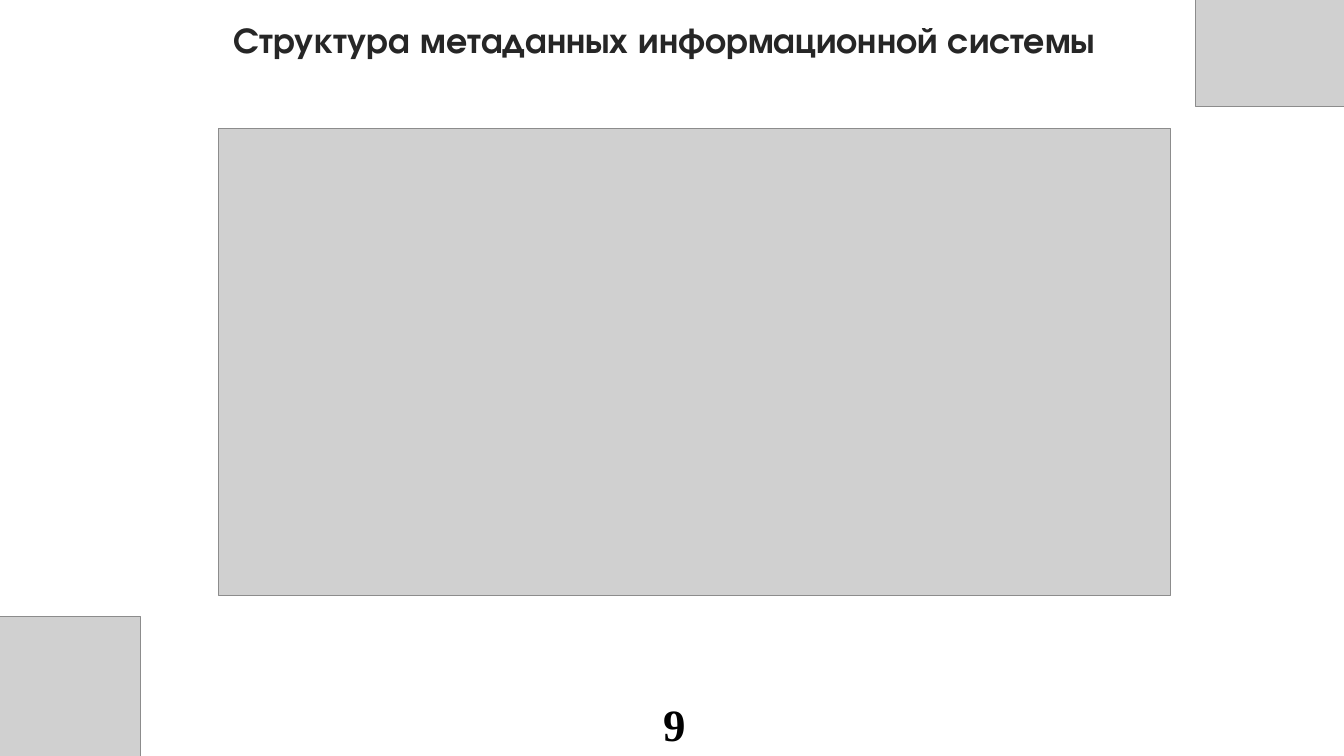
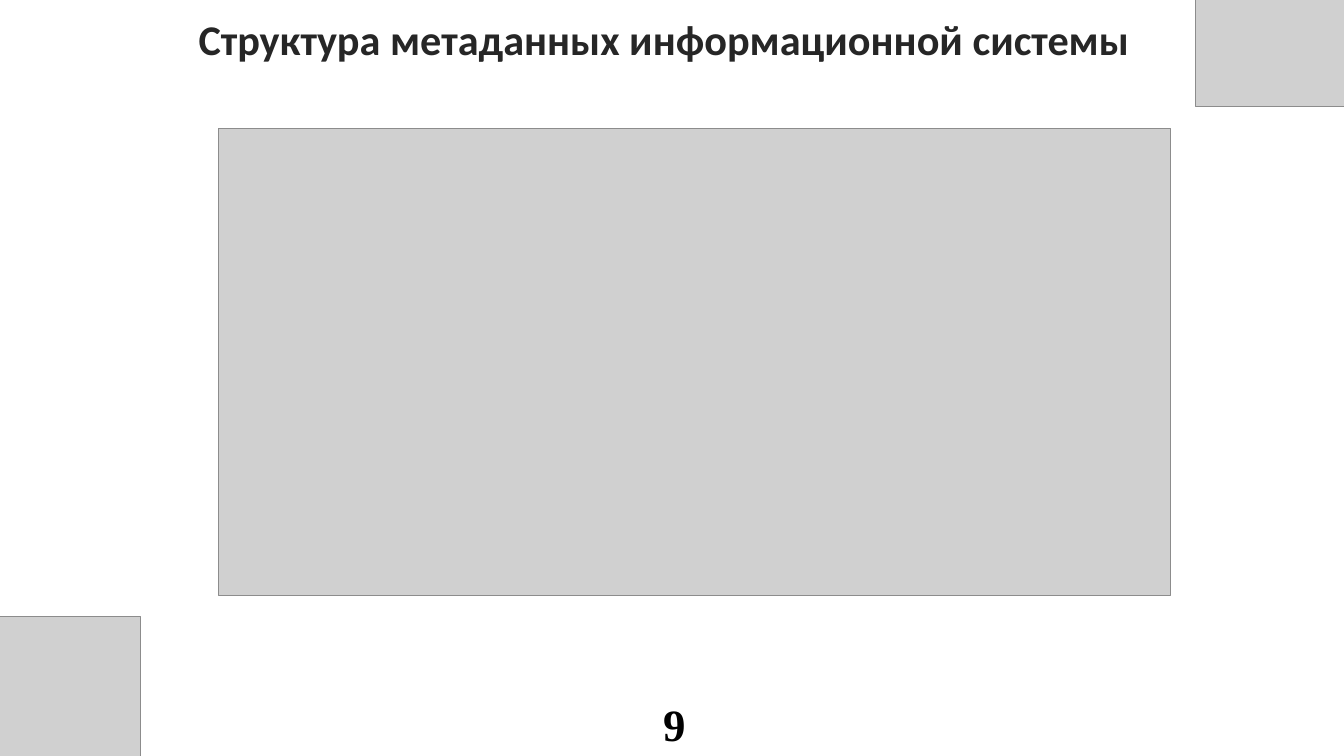
Before and after one commit to lilvolcanointhenighttime/diplom, a slide deck: slide 9 of Презентацияя.pptx. Drawn at 1344x756 pixels with LibreOffice and Linux fonts; fonts in the diff are those of the drawing; grey boxes stand for pictures. Boxes give left, top, right and bottom in pixels: in the first picture for what was removed or moved away, otherwise in the second. Text is boxed around its words. In the diff, an @@ line names an element or a change of style, - is before the commit and + after.

```diff
--- a/Презентацияя.pptx
+++ b/Презентацияя.pptx
@@ title "Структура метаданных информационной системы" at box(199, 26, 1129, 62): size 25.8 to 30.2 pt, font TeX Gyre Adventor to Calibri @@
```
Also in this commit, not shown: 15 other slides changed, 2 slides added, 2 slides removed, 1 other file.
